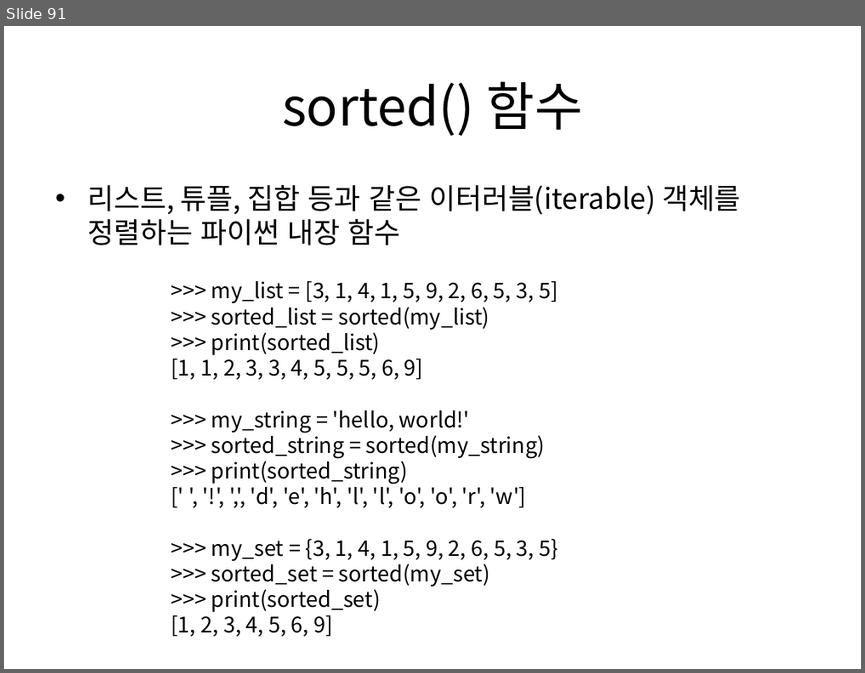
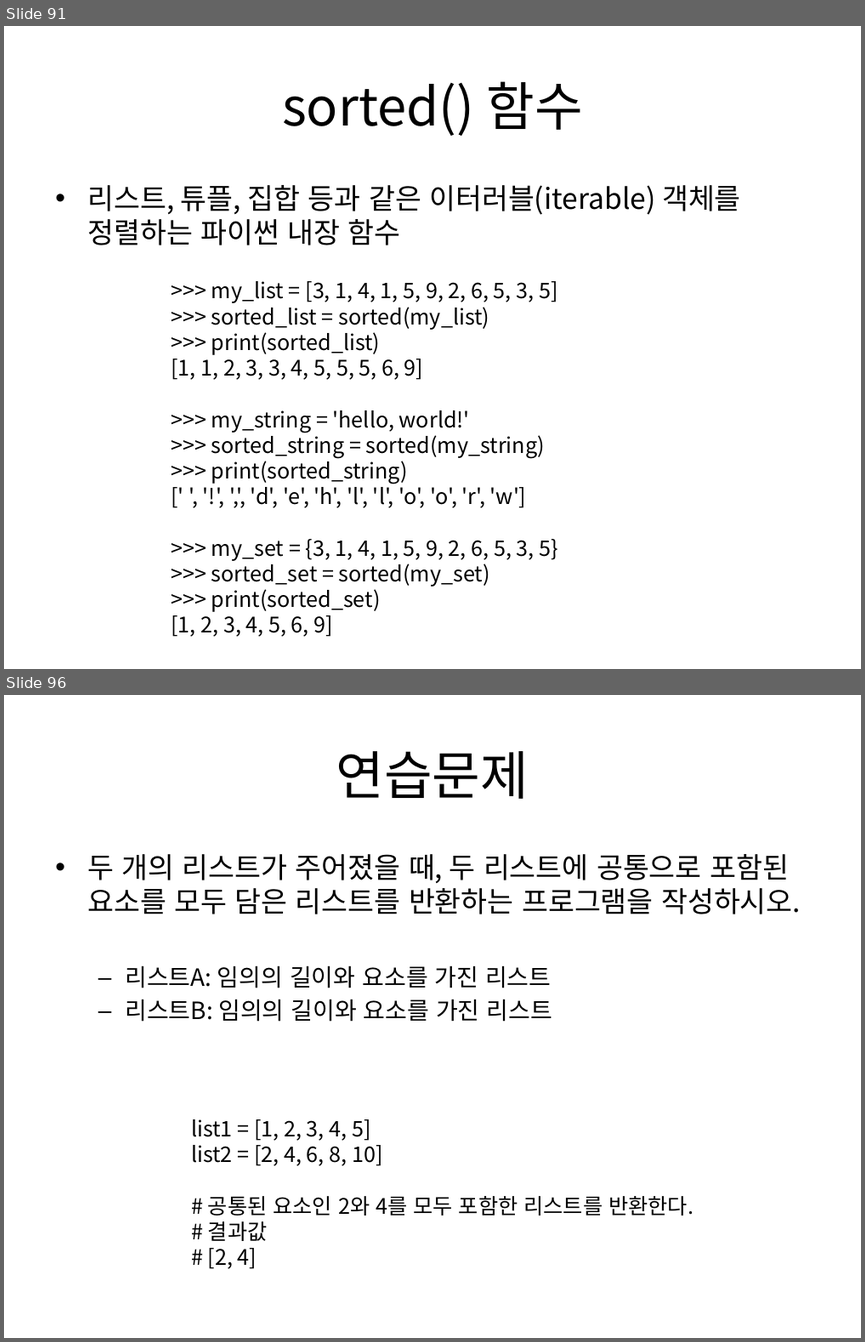
Before and after one commit to Dnadit/Python, a slide deck: 강의자료/파이썬 3.pptx. Shown one above the other, each under a label of ours: slide 91 before the commit, slides 91 and 96 after it; the slides between them are not shown. The pictures are 865x673 and 865x1342 pixels, drawn with LibreOffice and Linux fonts; fonts in the diff are those of the drawing. Boxes give left, top, right and bottom in pixels: in the first picture for what was removed or moved away, otherwise in the second. Text is boxed around its words. In the diff, an @@ line names an element or a change of style, - is before the commit and + after.

```diff
--- a/강의자료/파이썬 3.pptx
+++ b/강의자료/파이썬 3.pptx
@@ slide 96 added at [4, 695, 861, 1338], background #FFFFFF @@
@@ title added at [336, 751, 529, 799], 44 pt, text #000000 @@
+연습문제
@@ text added at [87, 854, 800, 1021], 24 pt, text #000000 @@
+• 두 개의 리스트가 주어졌을 때, 두 리스트에 공통으로 포함된 요소를 모두 담은 리스트를 반환하는 프로그램을 작성하시오.
+  – 리스트A: 임의의 길이와 요소를 가진 리스트
+  – 리스트B: 임의의 길이와 요소를 가진 리스트
@@ text added at [191, 1119, 693, 1269], 18 pt, text #000000 @@
+list1 = [1, 2, 3, 4, 5]
+list2 = [2, 4, 6, 8, 10]
+# 공통된 요소인 2와 4를 모두 포함한 리스트를 반환한다.
+# 결과값
+# [2, 4]
```
Also in this commit, not shown: 2 slides changed, 4 other slides added, 7 other files.
